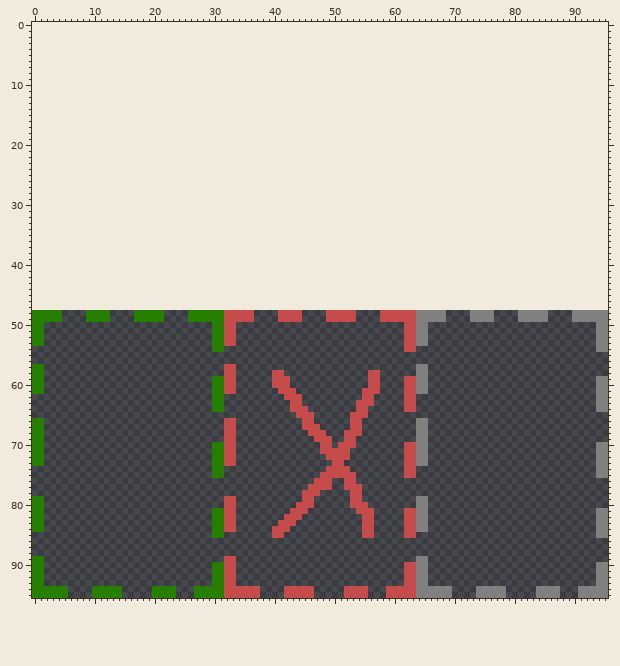
One commit to this sprite sheet: Assets/PlayableSpot.png. That is the earlier state.
The file is 96x48 pixels. The old version is drawn lined up with the new one, on the new canvas.
After:
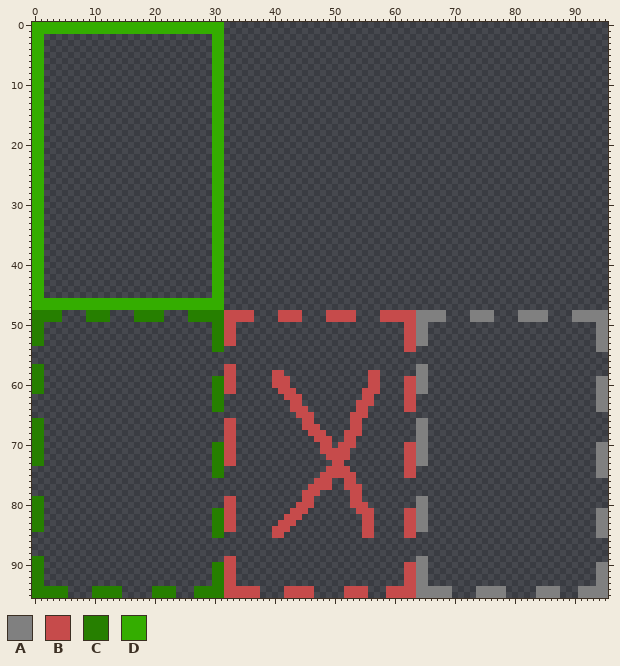
Palette (. is transparent): A #808080  B #c64b4b  C #267f00  D #34ad00
Author's note on the commit: Basic hovering responsiveness Mousing over playable spots will make them glow.
What changed:
canvas 96x48 -> 96x96, the old top-left corner now at 0,48
Changed rows in their new state; - is an unchanged pixel.
first column x 0:
 0 DDDDDDDDDDDDDDDDDDDDDDDDDDDDDDDD
 1 DDDDDDDDDDDDDDDDDDDDDDDDDDDDDDDD
 2 DD----------------------------DD
 3 DD----------------------------DD
 4 DD----------------------------DD
 5 DD----------------------------DD
 6 DD----------------------------DD
 7 DD----------------------------DD
 8 DD----------------------------DD
 9 DD----------------------------DD
10 DD----------------------------DD
11 DD----------------------------DD
12 DD----------------------------DD
13 DD----------------------------DD
14 DD----------------------------DD
15 DD----------------------------DD
16 DD----------------------------DD
17 DD----------------------------DD
18 DD----------------------------DD
19 DD----------------------------DD
20 DD----------------------------DD
21 DD----------------------------DD
22 DD----------------------------DD
23 DD----------------------------DD
24 DD----------------------------DD
25 DD----------------------------DD
26 DD----------------------------DD
27 DD----------------------------DD
28 DD----------------------------DD
29 DD----------------------------DD
30 DD----------------------------DD
31 DD----------------------------DD
32 DD----------------------------DD
33 DD----------------------------DD
34 DD----------------------------DD
35 DD----------------------------DD
36 DD----------------------------DD
37 DD----------------------------DD
38 DD----------------------------DD
39 DD----------------------------DD
40 DD----------------------------DD
41 DD----------------------------DD
42 DD----------------------------DD
43 DD----------------------------DD
44 DD----------------------------DD
45 DD----------------------------DD
46 DDDDDDDDDDDDDDDDDDDDDDDDDDDDDDDD
47 DDDDDDDDDDDDDDDDDDDDDDDDDDDDDDDD
